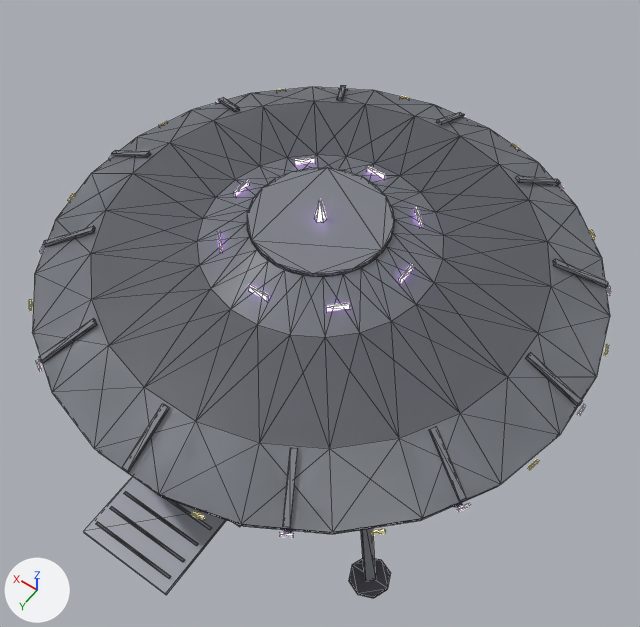
Two versions of the glTF model assets/models/ufo_g_scout.glb, one commit apart.
Before and after are seen from a 50 mm lens placed at (-7.85, 11.01, 18.41), pointed at (-0.54, 0.78, 2.35). The axes (+X, +Y, +Z) are drawn at lower left. The lights are the same throughout. The older version comes first. Mesh edges are drawn as thin lines. Objects named as collision shapes, trigger or cutter boxes, shadow casters or lower levels of detail are left out. Vertices at exactly the same position are counted once.

Objects in the first picture: 'Hull'.
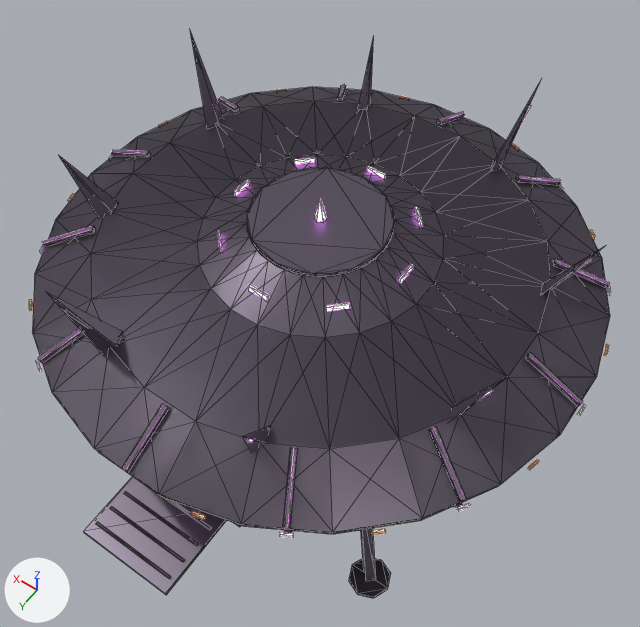
Pixel boxes [x1, y1, x2, y2] of what changed, in the pictures (640 x 627 px):
'Hull', recoloured, surface changed, reshaped (darker, 11% taller)
    before: [29, 85, 611, 598]
    after: [29, 31, 611, 598]
part 1 of me_hull, added
    after: [38, 31, 610, 527]

The edits, one by one:
Material 'UfoHull' (mat_ufohull) changes colour from grey #999ea6 to grey #7c7381; in linear values from (0.32, 0.34, 0.38) to (0.2, 0.17, 0.22).
In material 'UfoHull' (mat_ufohull), metallic goes from 0.0 to 0.7.
Material 'UfoRib' (mat_uforib) changes colour from grey #7c7e86 to dark grey #655d6c; in linear values from (0.2, 0.21, 0.24) to (0.13, 0.11, 0.15).
In material 'UfoRib' (mat_uforib), metallic goes from 0.0 to 0.7.
In material 'UfoAmber' (mat_ufoamber), emission_color goes from (1.0, 0.55, 0.15) (orange #ffc46c) to (1.0, 0.15, 0.08) (red #ff6c50).
me_hull is used by ob_hull; location (0.0, 0.0, 0.0).
me_hull had 1536 vertices, 2638 faces and spanned x -6.62..6.62, y -6.62..7.3, z -0.05..5.03.
me_hull now has 1736 vertices, 2926 faces and spans x -6.62..6.62, y -6.62..7.3, z -0.05..5.8.
Part 1, on me_hull:
152 vertices are added at x -6.55..6.55, y -6.55..6.55, z 3.03..5.8.
8 new vertices lie (0.05, 0.02, 0.0) away from vertices in x -2.23..2.18, y -5.33..5.31, z 3.59..4.63.
8 new vertices lie (0.05, -0.02, 0.0) away from vertices in x -2.23..2.18, y -5.31..5.33, z 3.59..5.12.
8 new vertices lie (0.04, 0.0, 0.0) away from vertices in x -0.02, y -6.55..6.55, z 3.03..3.68.
8 new vertices lie (0.02, 0.05, 0.0) away from vertices in x -5.33..5.31, y -2.23..2.18, z 3.59..5.12.
8 new vertices lie (0.02, -0.05, 0.0) away from vertices in x -5.33..5.31, y -2.18..2.23, z 3.59..4.63.
8 new vertices lie (0.0, 0.04, 0.0) away from vertices in x -6.55..6.55, y -0.02, z 3.03..3.68.
48 new faces join them, mat_uforib (dark grey #655d6c).
240 new faces join them, mat_ufoglow (purple #ed89ff, glowing purple #ed89ff).
